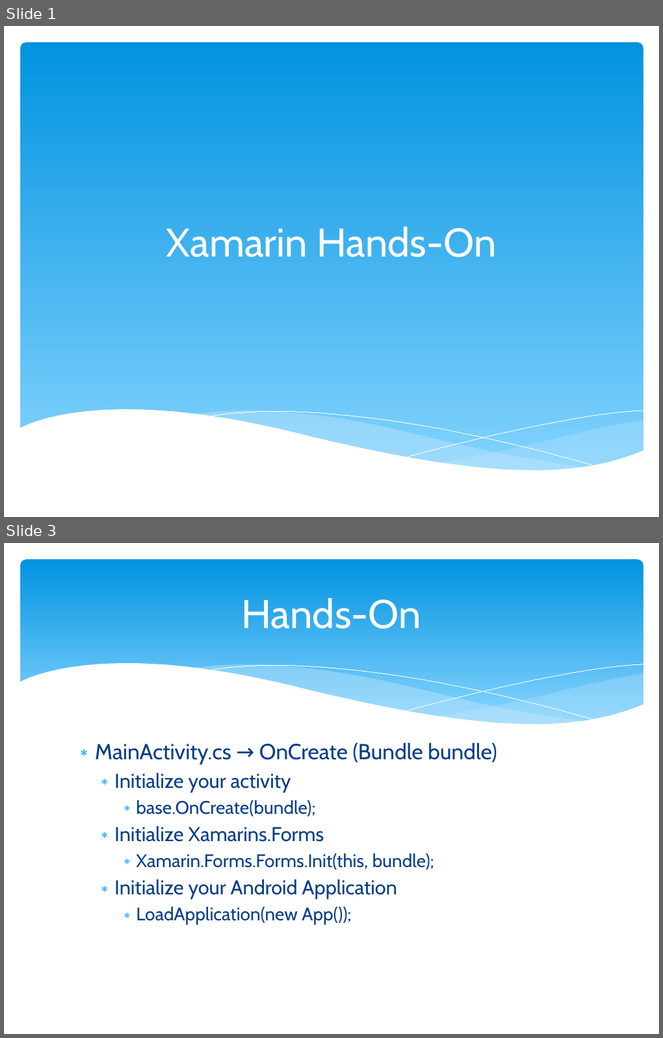
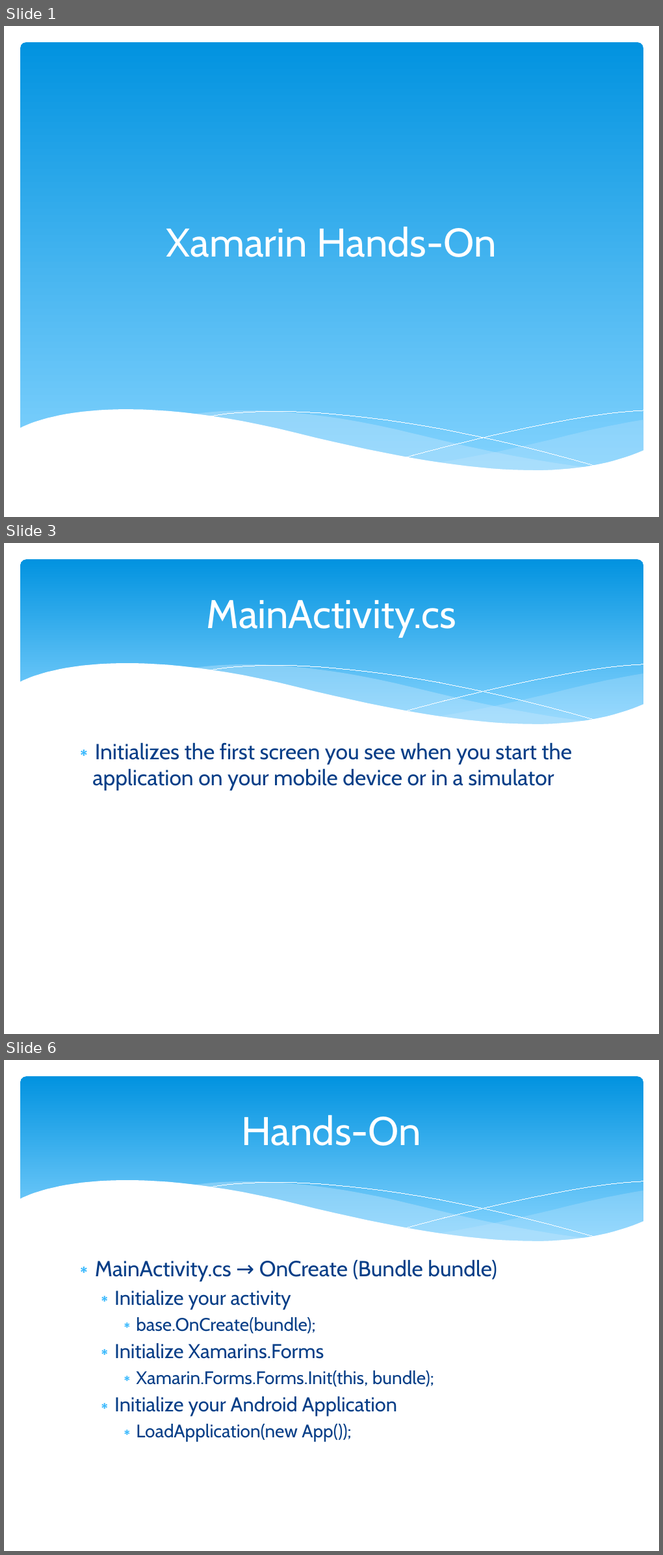
Before and after one commit to JasperBroeker/ePortfolio, a slide deck: Hands-On/Hands-On.pptx. Shown one above the other, each under a label of ours: slides 1 and 3 before the commit, slides 1, 3 and 6 after it; the slides between them are not shown. The pictures are 663x1038 and 663x1555 pixels, drawn with LibreOffice and Linux fonts; fonts in the diff are those of the drawing. Boxes give left, top, right and bottom in pixels: in the first picture for what was removed or moved away, otherwise in the second. Text is boxed around its words. In the diff, an @@ line names an element or a change of style, - is before the commit and + after.

```diff
--- a/Hands-On/Hands-On.pptx
+++ b/Hands-On/Hands-On.pptx
@@ slide 3 added at [4,543,659,1034], background #FFFFFF; not listed: 6 template elements that a slide beside it also shows @@
@@ title added at [206,600,456,637], 44 pt, text #FFFFFF @@
+MainActivity.cs
@@ text added at [92,743,572,791], 24 pt, text #073E87 @@
+∗ Initializes the first screen you see when you start the application on your mobile device or in a simulator
@@ what was slide 3 is now slide 6 @@
```
Also in this commit, not shown: 1 slide changed, 2 other slides added.
